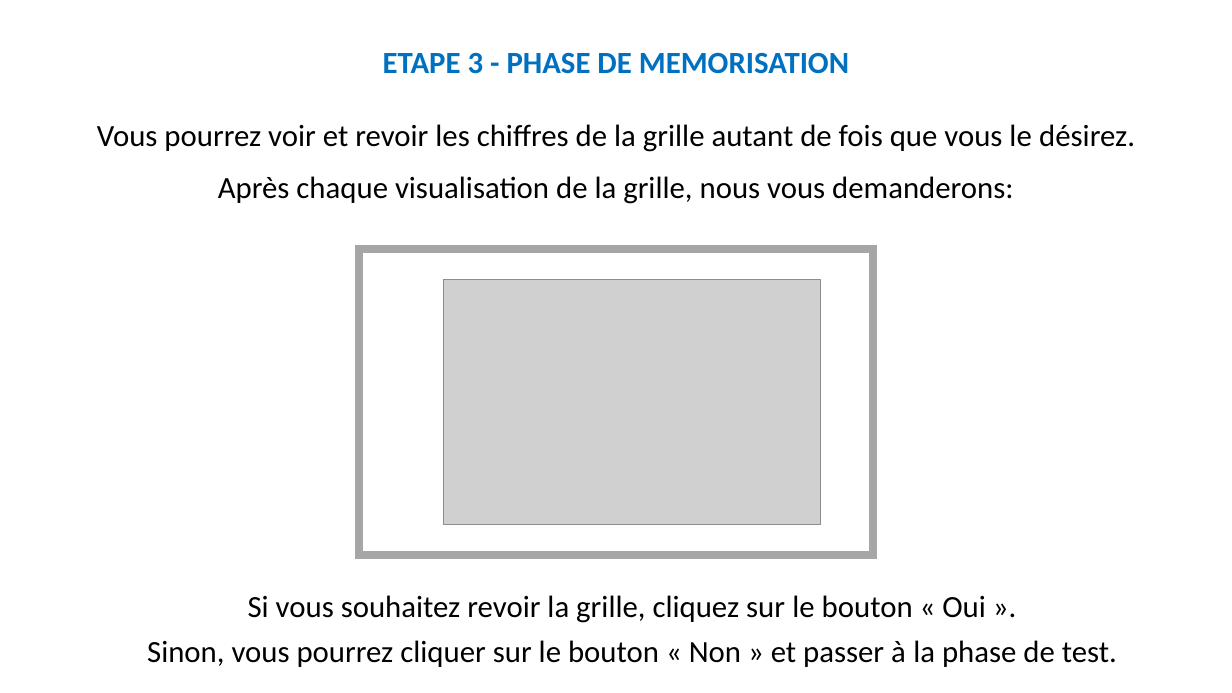
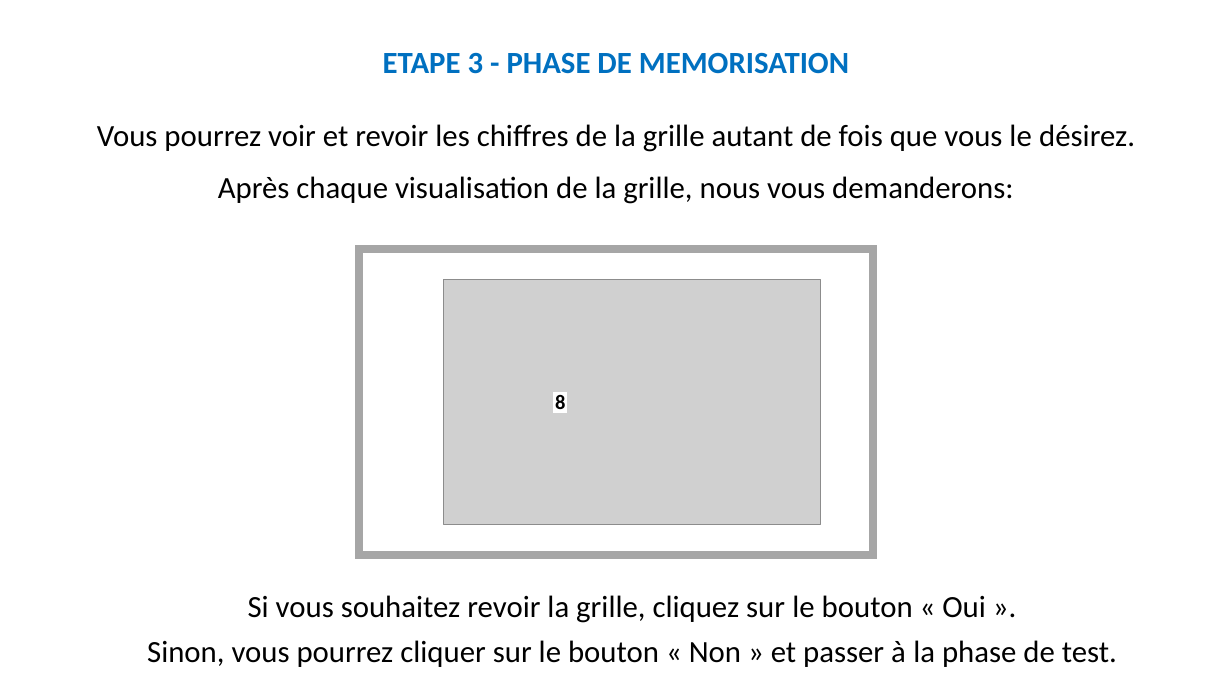
Before and after one commit to MBB-team/Online_Testing, a slide deck: slide 22 of src/SE_glioma/Stimuli/Instructions_new_patient.pptx. Drawn at 1232x693 pixels with LibreOffice and Linux fonts; fonts in the diff are those of the drawing; grey boxes stand for pictures. Boxes give left, top, right and bottom in pixels: in the first picture for what was removed or moved away, otherwise in the second. Text is boxed around its words. In the diff, an @@ line names an element or a change of style, - is before the commit and + after.

```diff
--- a/src/SE_glioma/Stimuli/Instructions_new_patient.pptx
+++ b/src/SE_glioma/Stimuli/Instructions_new_patient.pptx
@@ rectangle added at (554, 393, 566, 411), fill #FFFFFF, outline #FFFFFF 1 pt @@
@@ text added at (555, 392, 565, 413), 16 pt, text #000000, bold @@
+8
```
Also in this commit, not shown: 6 other slides changed, 1 slide removed, 34 other files.
